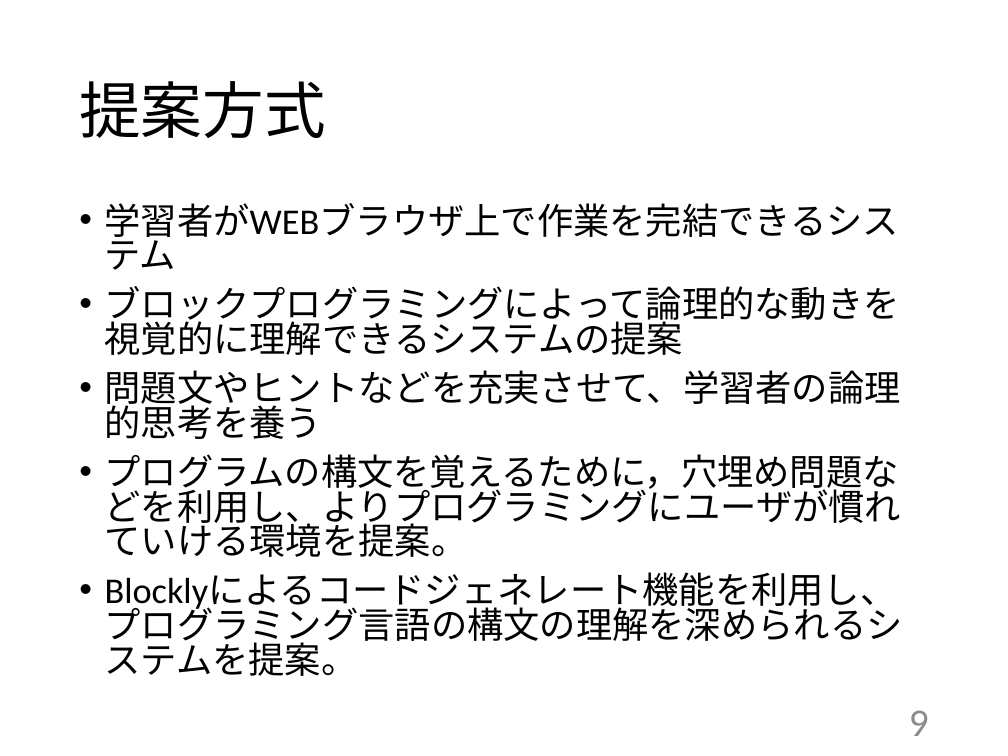
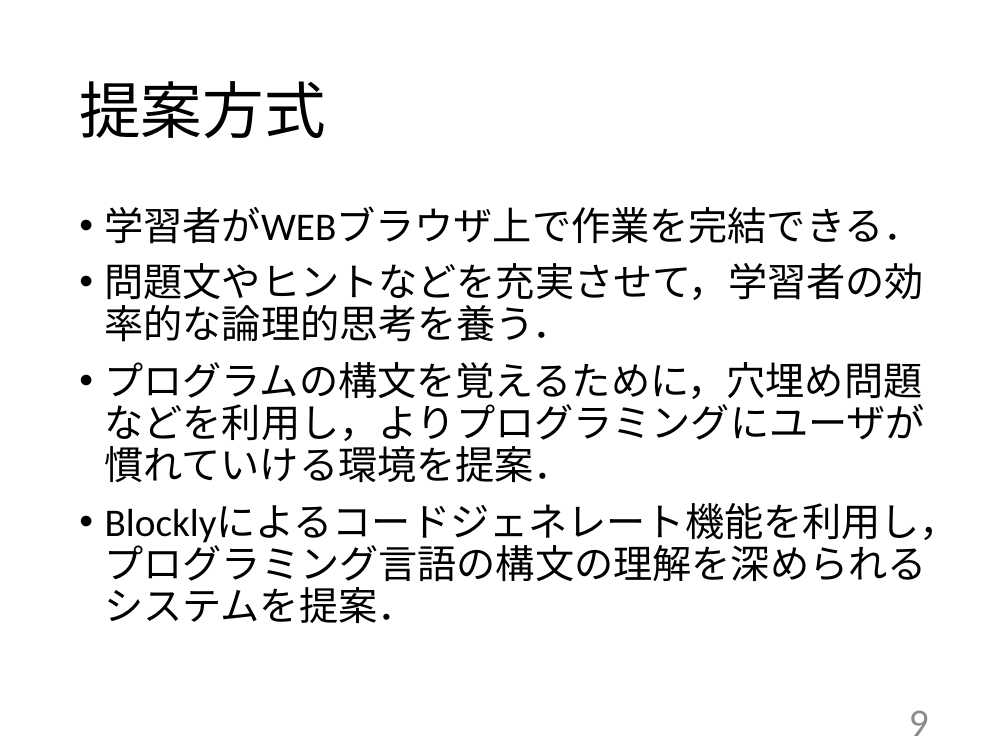
Before and after one commit to kait-takanolab/1821121-shimaoka-thesis, a slide deck: slide 9 of 1821121_shimaoka_tyuukan.pptx. Drawn at 1008x756 pixels with LibreOffice and Linux fonts; fonts in the diff are those of the drawing. Boxes give left, top, right and bottom in pixels: in the first picture for what was removed or moved away, otherwise in the second. Text is boxed around its words. In the diff, an @@ line names an element or a change of style, - is before the commit and + after.

```diff
--- a/1821121_shimaoka_tyuukan.pptx
+++ b/1821121_shimaoka_tyuukan.pptx
@@ text at [105, 206, 960, 623]: text changed; size 25.9 to 28 pt @@
-• 学習者がWEBブラウザ上で作業を完結できるシステム
-• ブロックプログラミングによって論理的な動きを視覚的に理解できるシステムの提案
-• 問題文やヒントなどを充実させて、学習者の論理的思考を養う
-• プログラムの構文を覚えるために，穴埋め問題などを利用し、よりプログラミングにユーザが慣れていける環境を提案。
-• Blocklyによるコードジェネレート機能を利用し、プログラミング言語の構文の理解を深められるシステムを提案。
+• 学習者がWEBブラウザ上で作業を完結できる．
+• 問題文やヒントなどを充実させて，学習者の効率的な論理的思考を養う．
+• プログラムの構文を覚えるために，穴埋め問題などを利用し，よりプログラミングにユーザが慣れていける環境を提案．
+• Blocklyによるコードジェネレート機能を利用し，プログラミング言語の構文の理解を深められるシステムを提案．
```
Also in this commit, not shown: 7 other slides changed.
